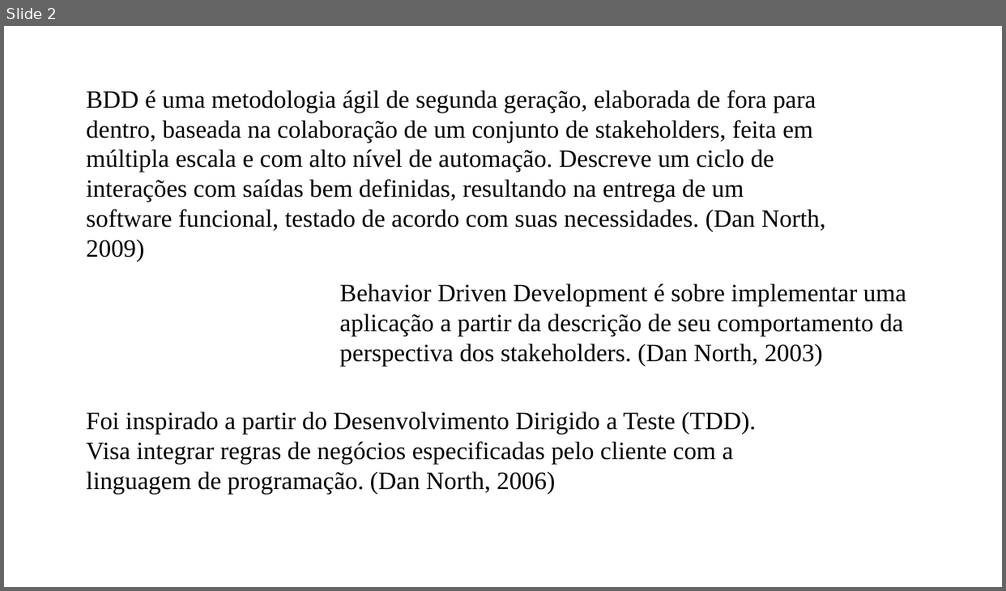
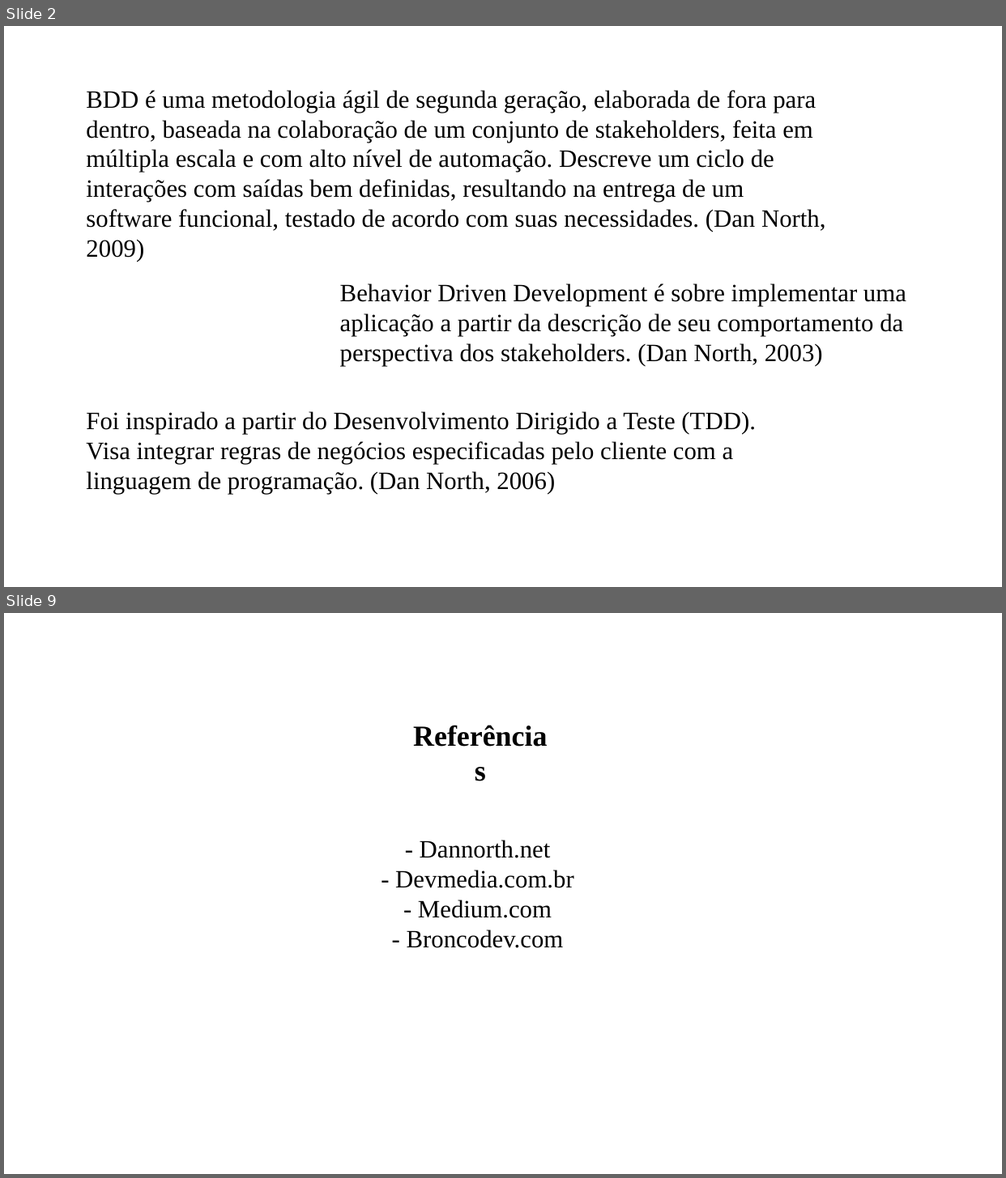
Before and after one commit to feevars/fatec4SEM, a slide deck: 2SEM/IES100 - Engenharia de Software I/BDD - Behavior Driven Development/apresentacao-oficial_BDD.pptx. Shown one above the other, each under a label of ours: slide 2 before the commit, slides 2 and 9 after it; the slides between them are not shown. The pictures are 1006x591 and 1006x1178 pixels, drawn with LibreOffice and Linux fonts; fonts in the diff are those of the drawing. Boxes give left, top, right and bottom in pixels: in the first picture for what was removed or moved away, otherwise in the second. Text is boxed around its words. In the diff, an @@ line names an element or a change of style, - is before the commit and + after.

```diff
--- a/2SEM/IES100 - Engenharia de Software I/BDD - Behavior Driven Development/apresentacao-oficial_BDD.pptx
+++ b/2SEM/IES100 - Engenharia de Software I/BDD - Behavior Driven Development/apresentacao-oficial_BDD.pptx
@@ slide 9 added at [4, 613, 1002, 1174], background #FFFFFF @@
@@ text added at [405, 713, 555, 756], 28 pt, text #000000, bold @@
+Referências
@@ text added at [395, 840, 574, 948], 24 pt, text #000000 @@
+- Dannorth.net
+- Devmedia.com.br
+- Medium.com
+- Broncodev.com
```
Also in this commit, not shown: 6 slides changed.
